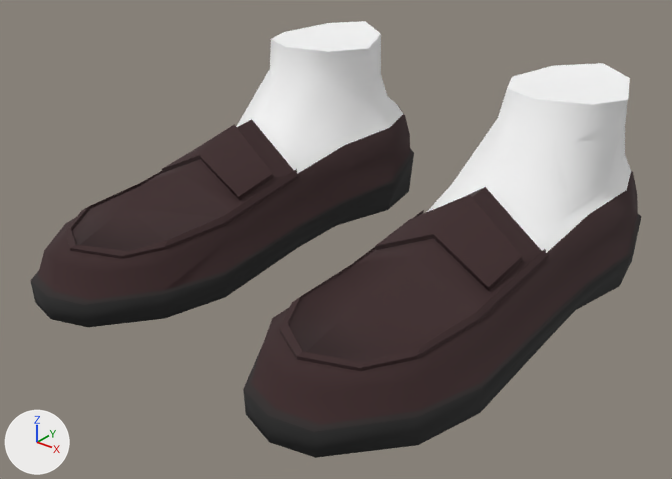
The glTF model assets/feet/M_Moccasin/M_Feet_Moccasin.glb, before and after one commit.
Camera for both pictures: a camera (50 mm lens) standing at (0.306, -0.471, 0.264) and looking at (0.003, -0.092, 0.029). Arrows for +X, +Y and +Z are at lower left; the lights stay in place. Where no turn or scale is listed for an object, it has been applied to the vertices.

In view in the first picture: 'M_Feet_Moccasin'.
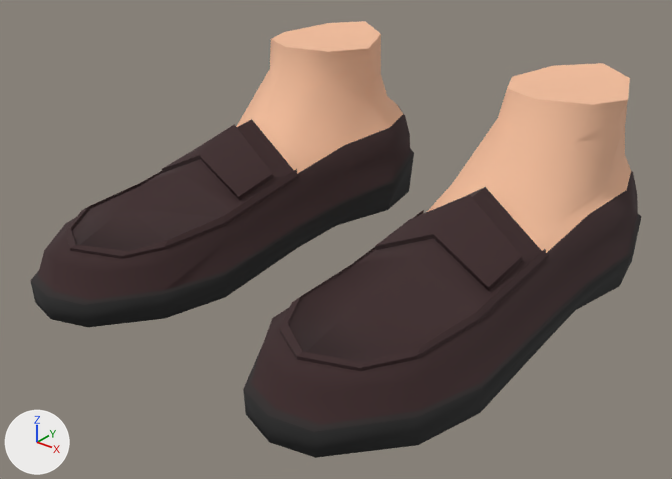
Pixel boxes [x1, y1, x2, y2] of what changed, in the pictures (672 x 479 px):
'M_Feet_Moccasin', surface changed (white to beige)
    both: [234, 21, 634, 256]

Patch to the scene script:
```diff
--- a/assets/feet/M_Moccasin/M_Feet_Moccasin.glb.py
+++ b/assets/feet/M_Moccasin/M_Feet_Moccasin.glb.py
@@ img_avatar_maleskin @@
+img_avatar_maleskin = load_image('Avatar_MaleSkin', '_unpacked/Avatar_MaleSkin', 1024, 1024, 'sRGB')
@@ mat_avatarskin_mat @@
 mat_avatarskin_mat = principled_material('AvatarSkin_MAT')
-mat_avatarskin_mat.texture = img_avatar_maleskinbase
+mat_avatarskin_mat.texture = img_avatar_maleskin
 mat_avatarskin_mat.roughness = 1.0
```
